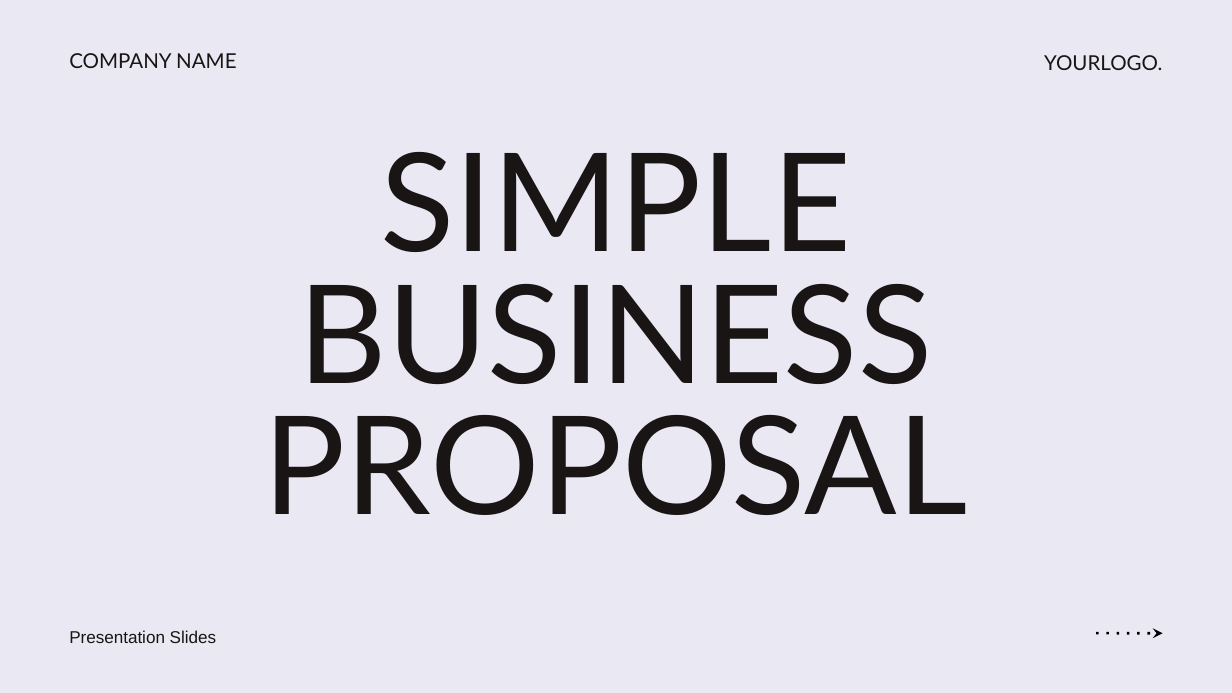
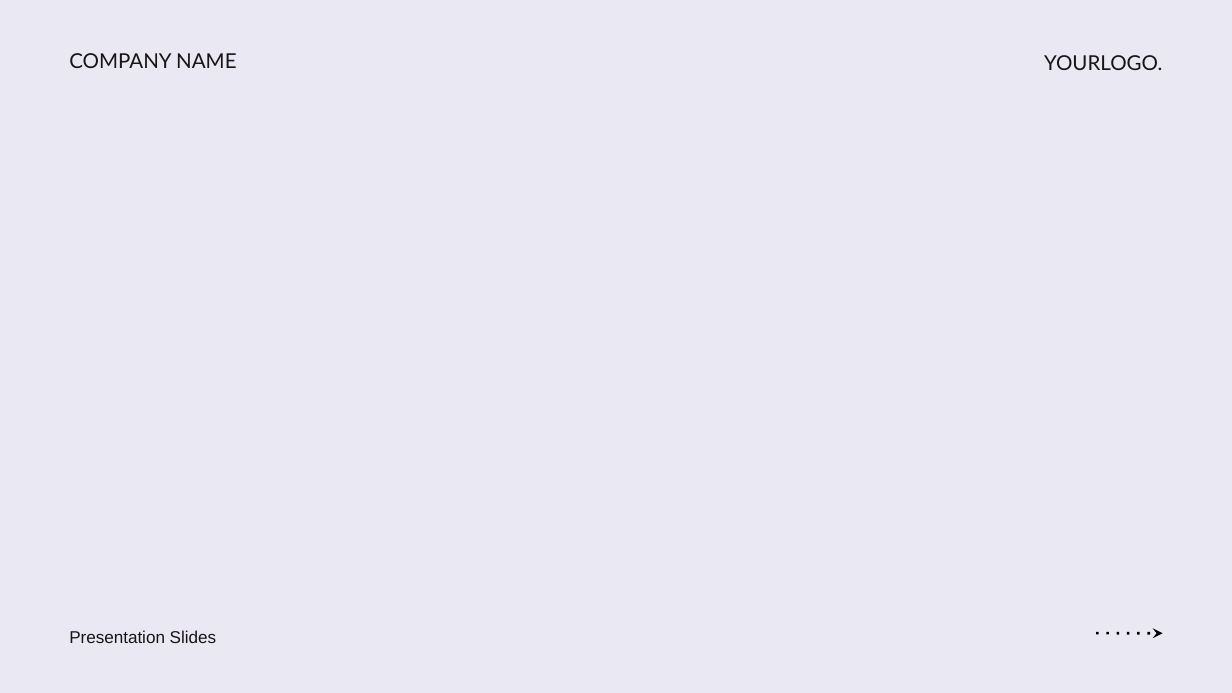
Before and after one commit to developer-mp/slideboost, a slide deck: slide 1 of server/src/utils/conversion/temp.pptx. Drawn at 1232x693 pixels with LibreOffice and Linux fonts; fonts in the diff are those of the drawing. Boxes give left, top, right and bottom in pixels: in the first picture for what was removed or moved away, otherwise in the second. Text is boxed around its words. In the diff, an @@ line names an element or a change of style, - is before the commit and + after.

Commit message:
Added ppt service

```diff
--- a/server/src/utils/conversion/temp.pptx
+++ b/server/src/utils/conversion/temp.pptx
@@ text removed at <box>264,152,968,515</box> @@
-SIMPLE BUSINESS PROPOSAL
```
Also in this commit, not shown: 19 other files.
